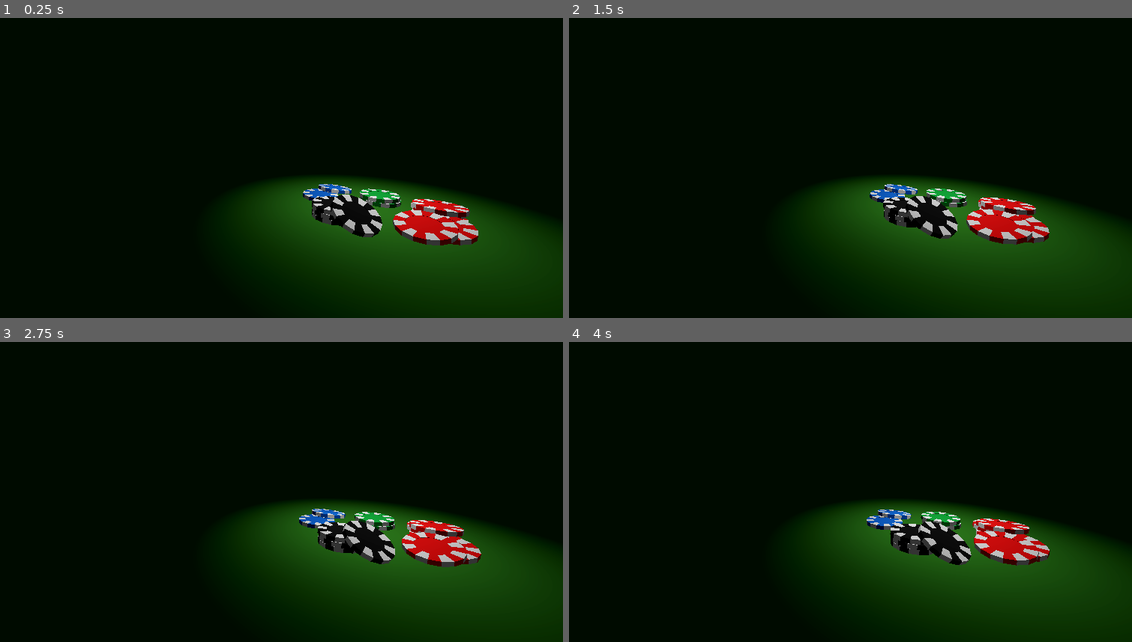
Above: before the commit, frames 1-4 (two rows, left to right).
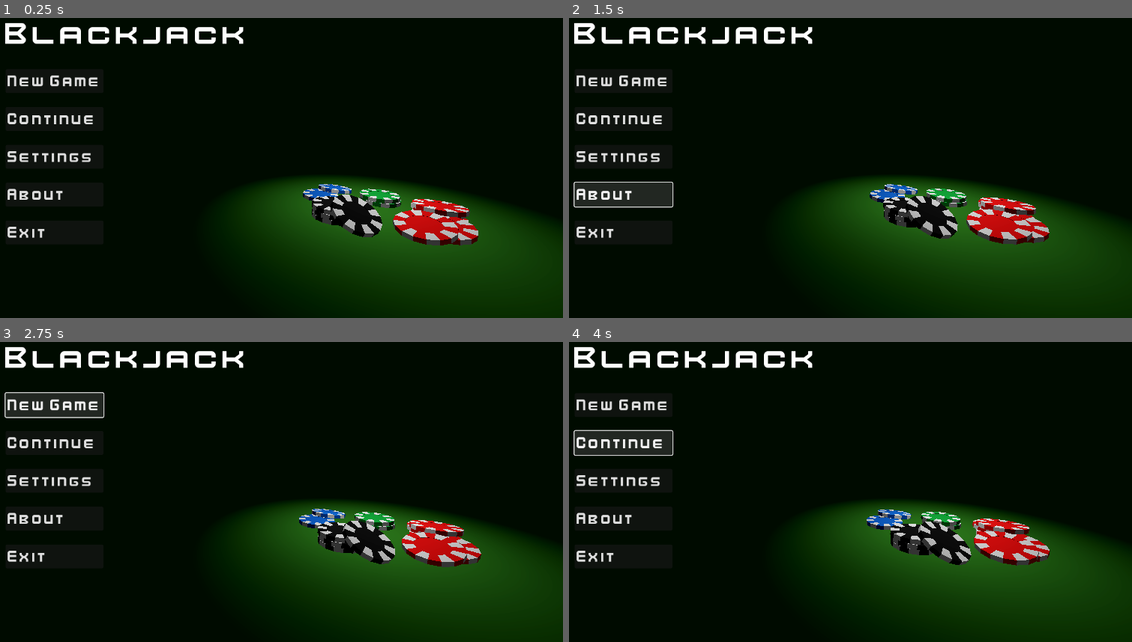
Above: after the commit, the same moments.

Repository: Juno-Joseph/Black-Jack-Main-Menu
Game: Godot game, scene res://scenes/menus/main_menu.tscn
The game is run twice, just before and just after one commit, with the same random seed, the same clock (stepped at 60 frames per second) and the same inputs.
Inputs (mouse positions are in pixels of both pictures, inside the frame that each line leads up to):
- Up to frame 1 (0.25 s): no input
- Up to frame 2 (1.5 s): click (625, 156) at 0.5 s, where only the run after the commit has a clickable "Settings"; click (625, 195) at 1.25 s, where only the run after the commit has a clickable "About"
- Up to frame 3 (2.75 s): click (56, 405) at 2 s, where only the run after the commit has a clickable "New Game"
- Up to frame 4 (4 s): click (625, 405) at 2.75 s, where only the run after the commit has a clickable "New Game"; click (625, 444) at 3.5 s, where only the run after the commit has a clickable "Continue"

The runs differ from the first frame. In frame 1, 2.4% of the frame differs, in the area x 0-44%, y 1-74%; in frame 2, 3.8%; in frame 3, 3.7%; in frame 4, 3.8%.

Commit message:
Finished Main Menu :)
First main menu ive ever done. Im proud and can now use this as a reference for other game main menus.

Diff:
--- a/scenes/menus/main_menu.tscn
+++ b/scenes/menus/main_menu.tscn
@@ -1,10 +1,12 @@
-[gd_scene load_steps=9 format=3 uid="uid://4y1jscril4iv"]
+[gd_scene load_steps=11 format=3 uid="uid://4y1jscril4iv"]
 
 [ext_resource type="Script" path="res://scripts/menu/turn_table.gd" id="1_nx1q8"]
 [ext_resource type="PackedScene" uid="uid://bieho31hgin5j" path="res://scenes/chips/chip_black.tscn" id="2_je2y6"]
 [ext_resource type="PackedScene" uid="uid://b0b8t2uuvj2e8" path="res://scenes/chips/chip_red.tscn" id="3_1gkb3"]
 [ext_resource type="PackedScene" uid="uid://5wc7674qpk8t" path="res://scenes/chips/chip_blue.tscn" id="4_ec3km"]
 [ext_resource type="PackedScene" uid="uid://b4hstk70rmk51" path="res://scenes/chips/chip_green.tscn" id="5_nix7u"]
+[ext_resource type="FontFile" uid="uid://chbjgtr1j0g4m" path="res://assets/fonts/kenvector_future2.ttf" id="6_ln6fx"]
+[ext_resource type="FontFile" uid="uid://cjmwscnlurhsc" path="res://assets/fonts/kenvector_future_thin2.ttf" id="7_fyo0k"]
 
 [sub_resource type="Environment" id="Environment_vnv3a"]
 background_mode = 1
@@ -96,3 +98,64 @@
 
 [node name="Camera3D" type="Camera3D" parent="."]
 transform = Transform3D(0.998135, -0.00638131, 0.0607141, 0, 0.994522, 0.104528, -0.0610485, -0.104333, 0.992667, -1.14, 1.033, 2.749)
+
+[node name="Control" type="Control" parent="Camera3D"]
+layout_mode = 3
+anchors_preset = 15
+anchor_right = 1.0
+anchor_bottom = 1.0
+grow_horizontal = 2
+grow_vertical = 2
+
+[node name="title" type="Label" parent="Camera3D/Control"]
+layout_mode = 1
+offset_left = 79.0
+offset_top = 63.0
+offset_right = 548.0
+offset_bottom = 135.0
+theme_override_fonts/font = ExtResource("6_ln6fx")
+theme_override_font_sizes/font_size = 64
+text = "Blackjack"
+
+[node name="VBoxContainer" type="VBoxContainer" parent="Camera3D/Control"]
+layout_mode = 0
+offset_left = 80.0
+offset_top = 168.0
+offset_right = 265.0
+offset_bottom = 506.0
+theme_override_constants/separation = 27
+
+[node name="new_game_button" type="Button" parent="Camera3D/Control/VBoxContainer"]
+layout_mode = 2
+theme_override_fonts/font = ExtResource("7_fyo0k")
+theme_override_font_sizes/font_size = 33
+text = "New Game"
+alignment = 0
+
+[node name="continue_button" type="Button" parent="Camera3D/Control/VBoxContainer"]
+layout_mode = 2
+theme_override_fonts/font = ExtResource("7_fyo0k")
+theme_override_font_sizes/font_size = 33
+text = "Continue"
+alignment = 0
+
+[node name="settings_button" type="Button" parent="Camera3D/Control/VBoxContainer"]
+layout_mode = 2
+theme_override_fonts/font = ExtResource("7_fyo0k")
+theme_override_font_sizes/font_size = 33
+text = "Settings"
+alignment = 0
+
+[node name="about_button" type="Button" parent="Camera3D/Control/VBoxContainer"]
+layout_mode = 2
+theme_override_fonts/font = ExtResource("7_fyo0k")
+theme_override_font_sizes/font_size = 33
+text = "About"
+alignment = 0
+
+[node name="exit_button" type="Button" parent="Camera3D/Control/VBoxContainer"]
+layout_mode = 2
+theme_override_fonts/font = ExtResource("7_fyo0k")
+theme_override_font_sizes/font_size = 33
+text = "Exit"
+alignment = 0
Binary file added: assets/fonts/kenvector_future2.ttf
Not shown, added: assets/fonts/kenvector_future2.ttf.import
Binary file added: assets/fonts/kenvector_future_thin2.ttf
Not shown, added: assets/fonts/kenvector_future_thin2.ttf.import
